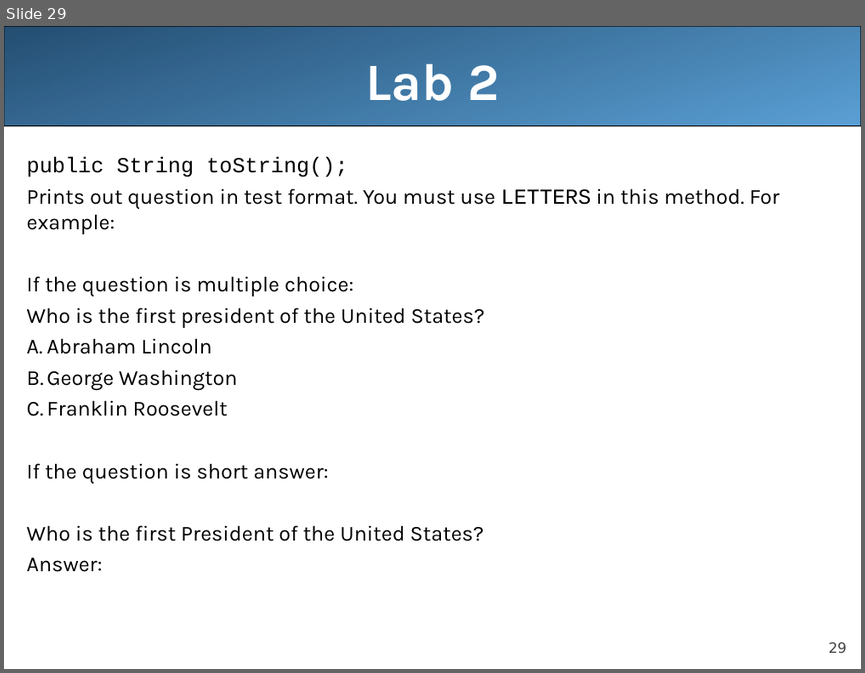
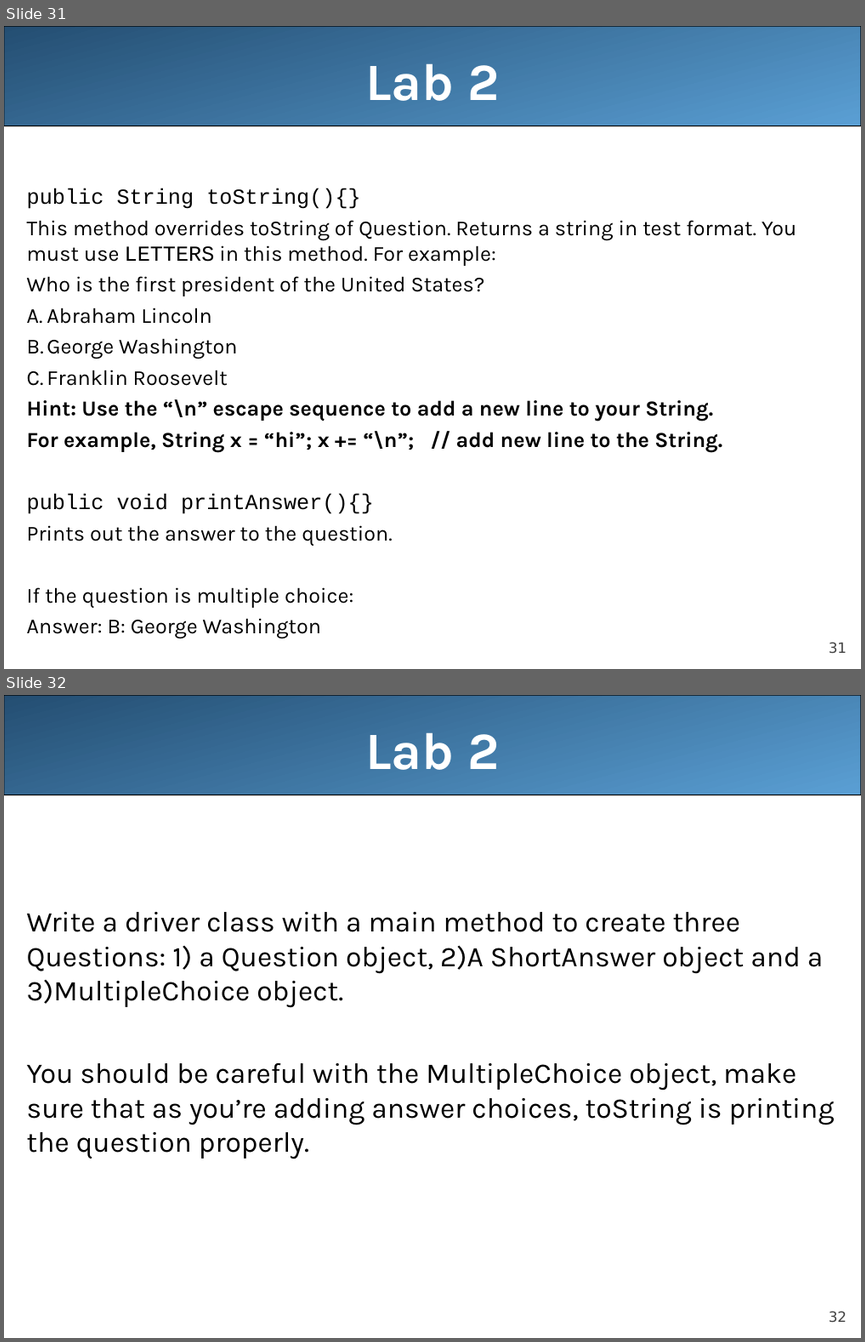
Before and after one commit to LongBaoNguyen/longbaonguyen.github.io, a slide deck: courses/apcsa/lecture16.ppt. Shown one above the other, each under a label of ours: slide 29 before the commit, slides 31 and 32 after it. The pictures are 865x673 and 865x1342 pixels, drawn with LibreOffice and Linux fonts; fonts in the diff are those of the drawing. Boxes give left, top, right and bottom in pixels: in the first picture for what was removed or moved away, otherwise in the second. Text is boxed around its words. In the diff, an @@ line names an element or a change of style, - is before the commit and + after.

```diff
--- a/courses/apcsa/lecture16.ppt
+++ b/courses/apcsa/lecture16.ppt
@@ slide 32 added at (4, 695, 861, 1338), background #FFFFFF; not listed: 2 template elements that a slide beside it also shows @@
@@ title added at (365, 732, 499, 770), 44 pt, text #FFFFFF, bold @@
+Lab 2
@@ text added at (27, 912, 834, 1159), 24 pt, text #000000 @@
+Write a driver class with a main method to create three Questions: 1) a Question object, 2)A ShortAnswer object and a 3)MultipleChoice object.
+You should be careful with the MultipleChoice object, make sure that as you’re adding answer choices, toString is printing the question properly.
@@ what was slide 29 is now slide 31 @@
@@ slide 31 changed as well @@
@@ text at (27, 188, 796, 266): text changed @@
-public String toString();
-Prints out question in test format. You must use LETTERS in this method. For example:
-If the question is multiple choice:
+public String toString(){}
+This method overrides toString of Question. Returns a string in test format. You must use LETTERS in this method. For example:
@@ text at (27, 399, 722, 639): text changed @@
-If the question is short answer:
-Who is the first President of the United States?
-Answer:
+Hint: Use the “\n” escape sequence to add a new line to your String.
+For example, String x = “hi”; x += “\n”; // add new line to the String.
+public void printAnswer(){}
+Prints out the answer to the question.
+If the question is multiple choice:
+Answer: B: George Washington
@@ page number at (828, 641, 846, 653): text changed @@
-29
+31
```
Also in this commit, not shown: 28 other slides changed, 2 other slides added, 1 slide removed, 4 other files.
